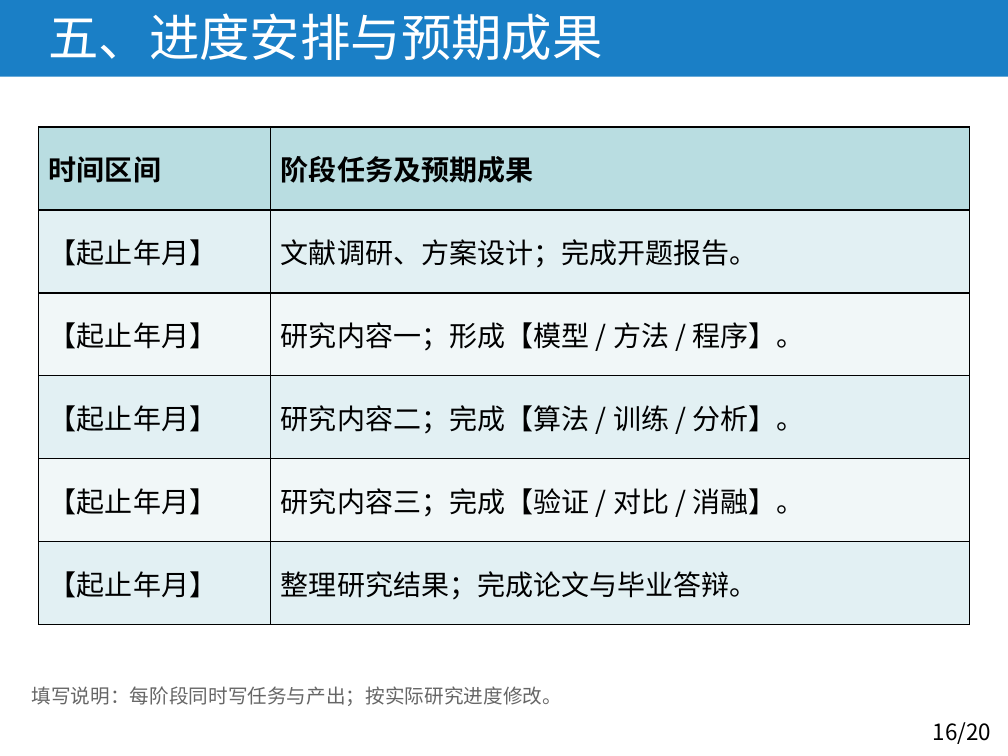
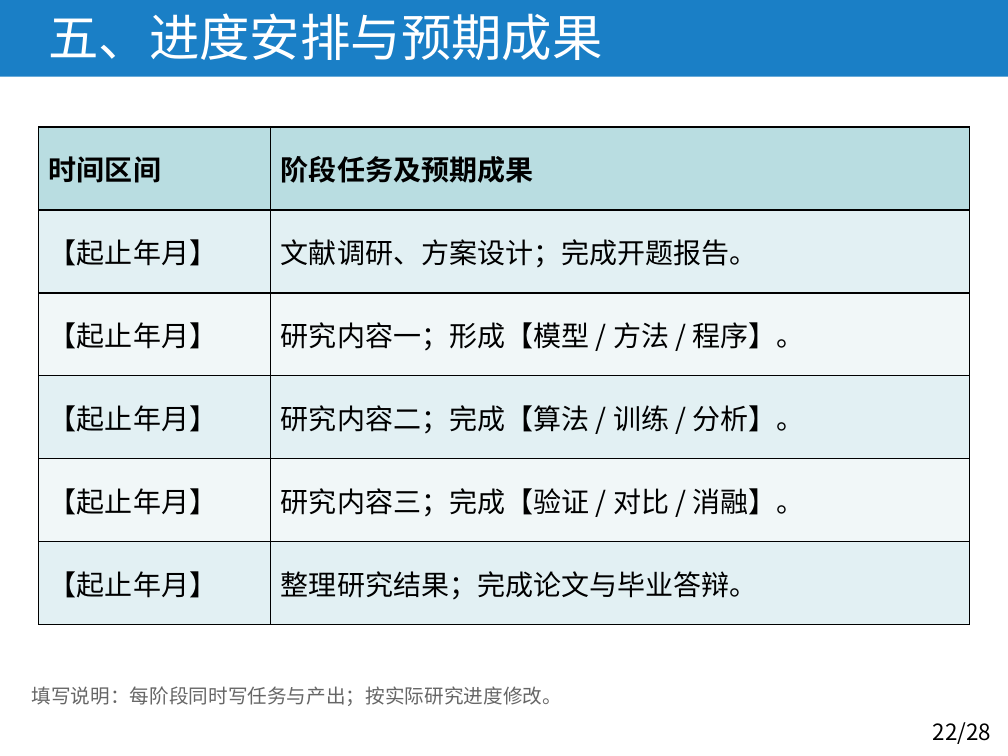
Before and after one commit to Wu-Cyrus/proposal-ppt-skill, a slide deck: slide 22 of assets/proposal-template.pptx (slide 16 before the commit). Drawn at 1008x756 pixels with LibreOffice and Linux fonts; fonts in the diff are those of the drawing. Boxes give left, top, right and bottom in pixels: in the first picture for what was removed or moved away, otherwise in the second. Text is boxed around its words. In the diff, an @@ line names an element or a change of style, - is before the commit and + after.

```diff
--- a/assets/proposal-template.pptx
+++ b/assets/proposal-template.pptx
@@ text at [933, 722, 991, 744]: text changed @@
-16/20
+22/28
```
Also in this commit, not shown: 27 other slides changed, 5 other files.
